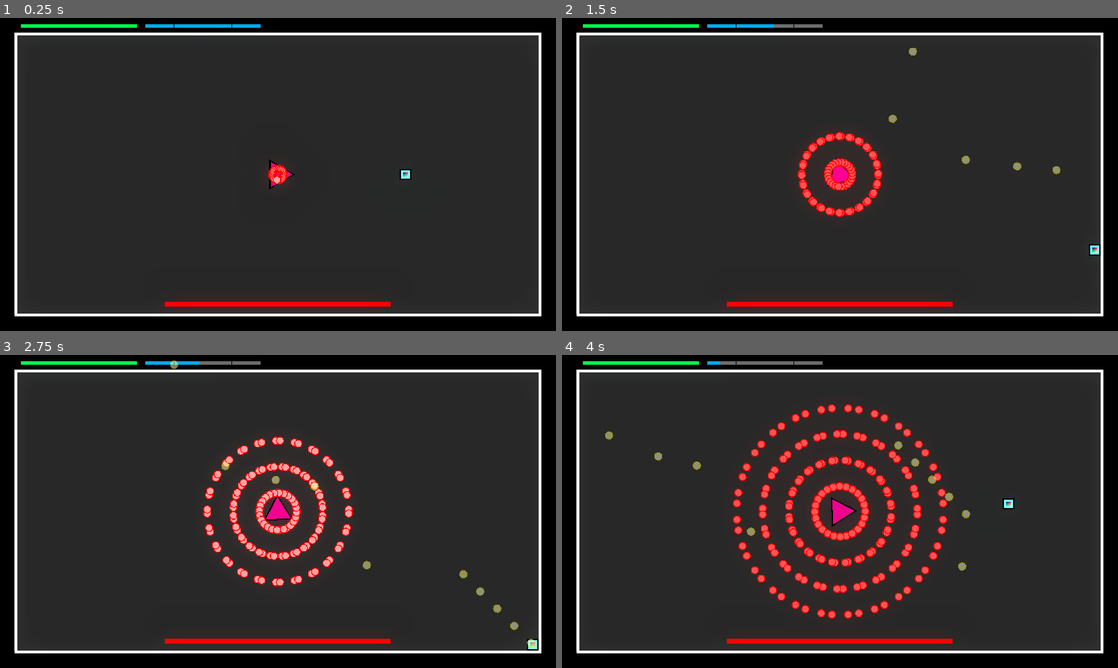
Above: before the commit, frames 1-4 (two rows, left to right).
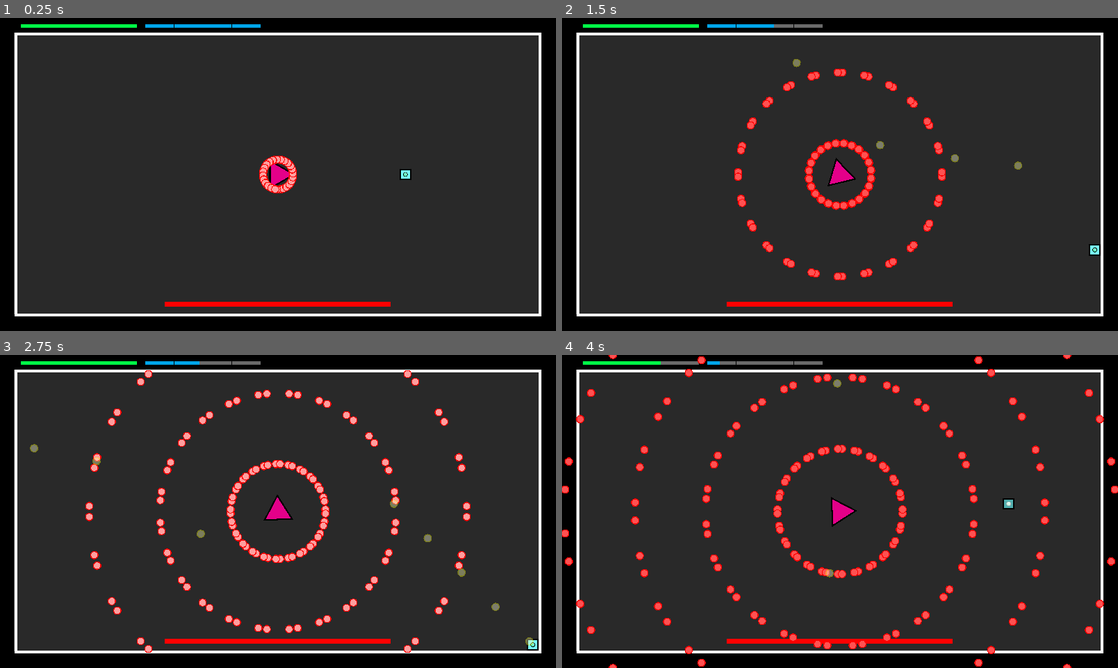
Above: after the commit, the same moments.

Repository: Diego180133/hexadynamic
Game: Godot game, scene res://Main.tscn
Same seed, same stepped clock (60 frames per second), same inputs: the game is played once before the commit and once after it.
Inputs (mouse positions are in pixels of both pictures, inside the frame that each line leads up to):
- Up to frame 1 (0.25 s): no input
- Up to frame 2 (1.5 s): move the mouse to (962, 158) at 0.52 s; press the mouse at (962, 158) at 0.53 s; hold D (Direction_Right) 0.53-1.28 s; right-click (962, 158) at 0.8 s; move the mouse to (728, 190) at 1.27 s; release the mouse at (728, 190) at 1.28 s; hold S (Direction_Down) from 1.28 s (still down); right-click (728, 190) at 1.35 s
- Up to frame 3 (2.75 s): click (166, 527) at 1.55 s; move the mouse to (333, 442) at 2.02 s; release S (Direction_Down) at 2.03 s; press the mouse at (333, 442) at 2.03 s; hold D (Direction_Right) from 2.03 s (still down); right-click (333, 442) at 2.3 s
- Up to frame 4 (4 s): move the mouse to (812, 574) at 2.77 s; release D (Direction_Right) at 2.78 s; release the mouse at (812, 574) at 2.78 s; hold W (Direction_Up) 2.78-3.53 s; right-click (812, 574) at 2.85 s; click (812, 574) at 3.05 s; move the mouse to (1006, 558) at 3.52 s; hold A (Direction_Left) from 3.53 s (still down); hold Space (Slow) from 3.53 s (still down); right-click (1006, 558) at 3.8 s

The runs differ from the first frame. In frame 1, 0.6% of the frame differs, in the area x 46-74%, y 44-56%; in frame 2, 3.6%; in frame 3, 5.7%; in frame 4, 9.0%, in the area x 0-100%, y 0-100%.

Commit message:
Heee pfff, bastantes cosas

Diff:
--- /dev/null
+++ b/BossShader.gdshader
@@ -0,0 +1,13 @@
+shader_type canvas_item;
+
+uniform vec4 flash_color: source_color = vec4(1.0);
+uniform float flash_opacity: hint_range(0.0, 1.0);
+uniform vec4 attack_color: source_color = vec4(1.0);
+uniform float intensity: hint_range(0.0, 1.0);
+
+void fragment() {
+	vec4 color = COLOR;
+	color.rgb = mix(color.rgb, flash_color.rgb, flash_opacity);
+	color.rgb = mix(color.rgb, attack_color.rgb, intensity);
+	COLOR = color;
+}
--- a/Main.tscn
+++ b/Main.tscn
@@ -1,19 +1,32 @@
-[gd_scene load_steps=24 format=3 uid="uid://cs5oiq1x3k0wj"]
-
-[ext_resource type="Script" path="res://wall_hitbox.gd" id="1_8ypco"]
-[ext_resource type="Script" path="res://main.gd" id="1_t5yli"]
-[ext_resource type="Script" path="res://Assasin.gd" id="2_io4e7"]
-[ext_resource type="PackedScene" uid="uid://bi6dep84ir1yg" path="res://red_bullet.tscn" id="3_uby1e"]
-[ext_resource type="Script" path="res://boss_hitbox.gd" id="4_h7g7r"]
-[ext_resource type="Script" path="res://collisionpolygon2d.gd" id="5_1do8l"]
-[ext_resource type="Script" path="res://RegularPolygonCreator.gd" id="6_bcmbr"]
-[ext_resource type="Script" path="res://Player.gd" id="7_htyhn"]
-[ext_resource type="PackedScene" uid="uid://dvbnhvgg8y6pf" path="res://friendly_bullet.tscn" id="8_uqv35"]
-[ext_resource type="Script" path="res://player_hitbox.gd" id="9_tgdmk"]
+[gd_scene load_steps=26 format=3 uid="uid://cs5oiq1x3k0wj"]
+
+[ext_resource type="Script" path="res://Scripts/wall_hitbox.gd" id="1_8ypco"]
+[ext_resource type="Script" path="res://Scripts/main.gd" id="1_t5yli"]
+[ext_resource type="Script" path="res://Scripts/Assasin.gd" id="2_io4e7"]
+[ext_resource type="PackedScene" uid="uid://bi6dep84ir1yg" path="res://Scenes/red_bullet.tscn" id="3_uby1e"]
+[ext_resource type="Script" path="res://Scripts/boss_hitbox.gd" id="4_h7g7r"]
+[ext_resource type="Script" path="res://Scripts/collisionpolygon2d.gd" id="5_1do8l"]
+[ext_resource type="Script" path="res://Scripts/RegularPolygonCreator.gd" id="6_bcmbr"]
+[ext_resource type="Script" path="res://Scripts/Player.gd" id="7_htyhn"]
+[ext_resource type="Shader" path="res://BossShader.gdshader" id="8_8enan"]
+[ext_resource type="PackedScene" uid="uid://dvbnhvgg8y6pf" path="res://Scenes/friendly_bullet.tscn" id="8_uqv35"]
+[ext_resource type="Script" path="res://Scripts/player_hitbox.gd" id="9_tgdmk"]
 [ext_resource type="Texture2D" uid="uid://v40id4l2cnin" path="res://Assets/PlayerHitbox.png" id="10_l1x1p"]
-[ext_resource type="Shader" path="res://BulletShader.gdshader" id="11_d23xy"]
-[ext_resource type="Script" path="res://health_bar.gd" id="11_qgxxr"]
-[ext_resource type="Script" path="res://Energy.gd" id="12_0j8vk"]
+[ext_resource type="Shader" path="res://PlayerShader.gdshader" id="11_cqfj8"]
+[ext_resource type="Script" path="res://Scripts/health_bar.gd" id="11_qgxxr"]
+[ext_resource type="Script" path="res://Scripts/Energy.gd" id="12_0j8vk"]
+
+[sub_resource type="ShaderMaterial" id="ShaderMaterial_v8rrj"]
+shader = ExtResource("8_8enan")
+shader_parameter/flash_color = Color(0, 0, 0, 1)
+shader_parameter/flash_opacity = null
+shader_parameter/attack_color = Color(1, 0, 1, 1)
+shader_parameter/intensity = null
+
+[sub_resource type="ShaderMaterial" id="ShaderMaterial_l5bmb"]
+shader = ExtResource("11_cqfj8")
+shader_parameter/flash_color = Color(0, 0, 0, 1)
+shader_parameter/flash_opacity = 0.0
 
 [sub_resource type="RectangleShape2D" id="RectangleShape2D_40doy"]
 size = Vector2(40, 40)
@@ -21,8 +34,10 @@
 [sub_resource type="RectangleShape2D" id="RectangleShape2D_hy8fw"]
 size = Vector2(12, 12.1088)
 
-[sub_resource type="ShaderMaterial" id="ShaderMaterial_4x8jo"]
-shader = ExtResource("11_d23xy")
+[sub_resource type="ShaderMaterial" id="ShaderMaterial_vaio7"]
+shader = ExtResource("11_cqfj8")
+shader_parameter/flash_color = Color(1, 1, 1, 1)
+shader_parameter/flash_opacity = null
 
 [sub_resource type="StyleBoxFlat" id="StyleBoxFlat_lxotv"]
 bg_color = Color(0.41598, 0.41598, 0.41598, 1)
@@ -38,16 +53,6 @@
 
 [sub_resource type="StyleBoxFlat" id="StyleBoxFlat_37jon"]
 bg_color = Color(6.54578e-06, 0.644681, 0.917506, 1)
-
-[sub_resource type="Environment" id="Environment_a68ge"]
-background_mode = 3
-glow_enabled = true
-glow_levels/3 = 1.26
-glow_levels/5 = 0.54
-glow_intensity = 0.55
-glow_bloom = 0.04
-glow_blend_mode = 1
-glow_hdr_threshold = 0.13
 
 [node name="Main" type="Node2D"]
 script = ExtResource("1_t5yli")
@@ -86,6 +91,7 @@
 [node name="Boss" type="CharacterBody2D" parent="." groups=["boss"]]
 position = Vector2(960, 540)
 collision_layer = 2
+collision_mask = 2
 script = ExtResource("2_io4e7")
 Bullet = ExtResource("3_uby1e")
 Health = 5000
@@ -100,13 +106,14 @@
 n = 3
 r = 50
 
-[node name="Polygon2D2" type="Polygon2D" parent="Boss"]
+[node name="Polygon2DOutline" type="Polygon2D" parent="Boss"]
 color = Color(0, 0, 0, 1)
 script = ExtResource("6_bcmbr")
 n = 3
 r = 60
 
-[node name="Polygon2D" type="Polygon2D" parent="Boss/Polygon2D2"]
+[node name="Polygon2D" type="Polygon2D" parent="Boss/Polygon2DOutline"]
+material = SubResource("ShaderMaterial_v8rrj")
 color = Color(0.894118, 0, 0.537255, 1)
 script = ExtResource("6_bcmbr")
 n = 3
@@ -129,10 +136,12 @@
 polygon = PackedVector2Array(-5, -5, 35, -5, 35, 35, -5, 35)
 
 [node name="PlayerInside" type="Polygon2D" parent="Player/PlayerBorder"]
+material = SubResource("ShaderMaterial_l5bmb")
 color = Color(0.466667, 1, 1, 1)
 polygon = PackedVector2Array(0, 0, 30, 0, 30, 30, 0, 30)
 
 [node name="PlayerCollision" type="CollisionShape2D" parent="Player"]
+visible = false
 shape = SubResource("RectangleShape2D_40doy")
 
 [node name="PlayerHitbox" type="Area2D" parent="Player" groups=["player"]]
@@ -145,8 +154,8 @@
 position = Vector2(0, 6.10352e-05)
 shape = SubResource("RectangleShape2D_hy8fw")
 
-[node name="Sprite2D" type="Sprite2D" parent="Player"]
-material = SubResource("ShaderMaterial_4x8jo")
+[node name="HitboxSprite" type="Sprite2D" parent="Player"]
+material = SubResource("ShaderMaterial_vaio7")
 texture = ExtResource("10_l1x1p")
 
 [node name="Wall1" type="Polygon2D" parent="."]
@@ -209,6 +218,3 @@
 position = Vector2(200, 0)
 color = Color(0, 0, 0, 1)
 polygon = PackedVector2Array(99, 0, 101, 0, 101, 12, 99, 12)
-
-[node name="WorldEnvironment" type="WorldEnvironment" parent="."]
-environment = SubResource("Environment_a68ge")
--- a/BulletShader.gdshader
+++ b/PlayerShader.gdshader
@@ -1,14 +1,12 @@
 shader_type canvas_item;
 
-void vertex() {
-	// Called for every vertex the material is visible on.
-}
+uniform vec4 flash_color: source_color = vec4(1.0);
+uniform float flash_opacity: hint_range(0.0, 1.0);
 
 void fragment() {
-	COLOR = vec4(UV, 0.5, 1.0);
-	VERTEX += vec2(cos(TIME)*100.0, sin(TIME)*100.0);
-
-	// Called for every pixel the material is visible on.
+	vec4 color = COLOR;
+	color.rgb = mix(color.rgb, flash_color.rgb, flash_opacity);
+	COLOR = color;
 }
 
 //void light() {
--- a/friendly_bullet.tscn
+++ b/Scenes/friendly_bullet.tscn
@@ -1,6 +1,6 @@
 [gd_scene load_steps=7 format=3 uid="uid://dvbnhvgg8y6pf"]
 
-[ext_resource type="Script" path="res://Bullet.gd" id="1_n4gsf"]
+[ext_resource type="Script" path="res://Scripts/Bullet.gd" id="1_n4gsf"]
 [ext_resource type="Texture2D" uid="uid://kh2b2cadn387" path="res://Assets/Projectiles/FriendlyBullet.png" id="2_fci3f"]
 
 [sub_resource type="AtlasTexture" id="AtlasTexture_446kb"]
@@ -34,7 +34,7 @@
 script = ExtResource("1_n4gsf")
 
 [node name="AnimatedSprite2D" type="AnimatedSprite2D" parent="."]
-modulate = Color(1, 1, 1, 0.490196)
+modulate = Color(1, 1, 1, 0.392157)
 texture_filter = 1
 sprite_frames = SubResource("SpriteFrames_fxgau")
 frame_progress = 0.902076
--- a/node_2d.tscn
+++ b/Scenes/node_2d.tscn
@@ -1,17 +1,17 @@
 [gd_scene load_steps=21 format=3 uid="uid://cklnhwj3m7fci"]
 
-[ext_resource type="Script" path="res://wall_hitbox.gd" id="1_2okoy"]
-[ext_resource type="Script" path="res://Assasin.gd" id="1_6uqwv"]
-[ext_resource type="Script" path="res://boss_hitbox.gd" id="1_mufdk"]
-[ext_resource type="Script" path="res://Player.gd" id="1_mx5lq"]
-[ext_resource type="PackedScene" uid="uid://dvbnhvgg8y6pf" path="res://friendly_bullet.tscn" id="2_6gpct"]
-[ext_resource type="PackedScene" uid="uid://bi6dep84ir1yg" path="res://red_bullet.tscn" id="2_arhal"]
-[ext_resource type="Script" path="res://RegularPolygonCreator.gd" id="3_hv2pa"]
-[ext_resource type="Script" path="res://collisionpolygon2d.gd" id="3_rwtel"]
-[ext_resource type="Script" path="res://player_hitbox.gd" id="6_q8e2u"]
-[ext_resource type="Script" path="res://health_bar.gd" id="7_r1ibo"]
+[ext_resource type="Script" path="res://Scripts/wall_hitbox.gd" id="1_2okoy"]
+[ext_resource type="Script" path="res://Scripts/Assasin.gd" id="1_6uqwv"]
+[ext_resource type="Script" path="res://Scripts/boss_hitbox.gd" id="1_mufdk"]
+[ext_resource type="Script" path="res://Scripts/Player.gd" id="1_mx5lq"]
+[ext_resource type="PackedScene" uid="uid://dvbnhvgg8y6pf" path="res://Scenes/friendly_bullet.tscn" id="2_6gpct"]
+[ext_resource type="PackedScene" uid="uid://bi6dep84ir1yg" path="res://Scenes/red_bullet.tscn" id="2_arhal"]
+[ext_resource type="Script" path="res://Scripts/RegularPolygonCreator.gd" id="3_hv2pa"]
+[ext_resource type="Script" path="res://Scripts/collisionpolygon2d.gd" id="3_rwtel"]
+[ext_resource type="Script" path="res://Scripts/player_hitbox.gd" id="6_q8e2u"]
+[ext_resource type="Script" path="res://Scripts/health_bar.gd" id="7_r1ibo"]
 [ext_resource type="Texture2D" uid="uid://v40id4l2cnin" path="res://Assets/PlayerHitbox.png" id="9_ns06j"]
-[ext_resource type="Script" path="res://Energy.gd" id="10_6ny6l"]
+[ext_resource type="Script" path="res://Scripts/Energy.gd" id="10_6ny6l"]
 
 [sub_resource type="RectangleShape2D" id="RectangleShape2D_40doy"]
 size = Vector2(40, 40)
--- a/red_bullet.tscn
+++ b/Scenes/red_bullet.tscn
@@ -1,8 +1,8 @@
 [gd_scene load_steps=8 format=3 uid="uid://bi6dep84ir1yg"]
 
-[ext_resource type="Script" path="res://Bullet.gd" id="1_p7yok"]
+[ext_resource type="Script" path="res://Scripts/Bullet.gd" id="1_p7yok"]
 [ext_resource type="Texture2D" uid="uid://bauweandh5toa" path="res://Assets/Projectiles/Bullet.png" id="2_ytifd"]
-[ext_resource type="Script" path="res://BulletTimer.gd" id="3_wsee1"]
+[ext_resource type="Script" path="res://Scripts/BulletTimer.gd" id="3_wsee1"]
 
 [sub_resource type="AtlasTexture" id="AtlasTexture_lt8w0"]
 atlas = ExtResource("2_ytifd")
@@ -30,6 +30,7 @@
 radius = 14.0
 
 [node name="RedBullet" type="Area2D" groups=["enemyProjectile"]]
+position = Vector2(-20, -20)
 script = ExtResource("1_p7yok")
 
 [node name="AnimatedSprite2D" type="AnimatedSprite2D" parent="."]
--- a/Assasin.gd
+++ b/Scripts/Assasin.gd
@@ -2,17 +2,22 @@
 
 @onready var HealthBar = $"../BossHealth"
 @onready var Player = $"../Player"
+@onready var BossPolygon = $Polygon2DOutline/Polygon2D
 @export var Bullet: PackedScene
 @export var Health = 10000
 var angle := 0.0
 var attackAmount := 5
 var currentComboAttack := 0
 var actionTimer := 0.0
+var actionTimer2 := 0.0
 var attackTimer := 0.0
 var animTimer := 0.0
 var ComboString = []
 var newAttack := true
 var rotationStorage := 0.0
+var slowDown := false
+var bulletRotation := 0.0
+var intensity := 0.0
 
 func _ready():
 	HealthBar.healthbar(Health)
@@ -33,13 +38,15 @@
 			Attack2(delta)
 		3:
 			Attack3(delta)
+		4:
+			Attack4(delta)
 
 func comboBuild():
 	ComboString = []
 	currentComboAttack = 0
 	attackAmount = RandomNumberGenerator.new().randi_range(4,6)
 	for i in range(attackAmount):
-		ComboString.append(RandomNumberGenerator.new().randi_range(1,3))
+		ComboString.append(RandomNumberGenerator.new().randi_range(1,4))
 	ComboString[attackAmount - 1] = 11
 	print(ComboString)
 	attackTimer = 300
@@ -54,7 +61,7 @@
 
 func Attack1(delta):
 	if newAttack == true:
-		attackTimer = 300
+		attackTimer = 60
 		actionTimer = 0
 		newAttack = false
 
@@ -80,10 +87,11 @@
 			newBullet.angle = angle
 			newBullet.displace = (PI*i)/12
 			newBullet.rotSpeed = -0.25
-		actionTimer = 60
-
-	if attackTimer <= 0:
-		currentComboAttack += 1
+		actionTimer = 1000
+
+	if attackTimer <= 0:
+		currentComboAttack += 1
+		actionTimer = 1000
 		newAttack = true
 
 	actionTimer -= 60 * delta
@@ -92,8 +100,8 @@
 func Attack2(delta):
 
 	if newAttack == true:
-		attackTimer = 300
-		actionTimer = 0
+		attackTimer = 120
+		actionTimer = 30
 		newAttack = false
 
 	look_at(Player.position)
@@ -103,17 +111,20 @@
 		var newBullet = Bullet.instantiate() as Node2D
 		get_tree().current_scene.add_child(newBullet)
 		newBullet.bulletType = 3
-		newBullet.velocity = Vector2(300,0)
+		newBullet.rotation = rotation
+		newBullet.velocity = Vector2(500,0)
 		newBullet.global_position = global_position
 		newBullet.look_at(Player.position)
-		newBullet.timer = 1500
+		newBullet.timer = 450
 
 		actionTimer = 60
 
 	if attackTimer <= 0:
 		currentComboAttack += 1
 		attackTimer = 300
-		newAttack = true
+		actionTimer = 1000
+		newAttack = true
+		velocity = Vector2(0,0)
 
 	actionTimer -= 60 * delta
 	attackTimer -= 60 * delta
@@ -151,10 +162,62 @@
 		currentComboAttack += 1
 		attackTimer = 300
 		newAttack = true
+		actionTimer = 1000
 
 	actionTimer -= 60 * delta
 	attackTimer -= 60 * delta
 	animTimer -= 60 * delta
+
+func Attack4(delta):
+
+	if newAttack == true:
+		intensity = 0
+		attackTimer = 120
+		actionTimer = 90
+		actionTimer2 = 93
+		newAttack = false
+		slowDown = false
+		bulletRotation = 90
+
+	if actionTimer > 0 && actionTimer < 100:
+		intensity = (0.7/1.5 * delta)
+		print(intensity)
+		BossPolygon.material.set_shader_parameter("intensity", intensity)
+		look_at(Player.position + ((Player.velocity * global_position.distance_to(Player.position)) / (2000)))
+
+
+	if actionTimer <= 0:
+		intensity = 0
+		BossPolygon.material.set_shader_parameter("intensity", intensity)
+		actionTimer = 10000
+		velocity = transform.x*3000
+		slowDown = true
+
+	if actionTimer2 <= 0:
+		bulletRotation = -bulletRotation
+		var newBullet = Bullet.instantiate() as Node2D
+		get_tree().current_scene.add_child(newBullet)
+		newBullet.bulletType = 4
+		newBullet.global_position = global_position
+		newBullet.speed = 0
+		newBullet.rotation = rotation
+		newBullet.rotate(deg_to_rad(bulletRotation))
+		actionTimer2 = 3
+
+	if slowDown == true:
+		velocity -= (2 * velocity * delta)
+
+	if attackTimer <= 0:
+		currentComboAttack += 1
+		attackTimer = 300
+		actionTimer = 1000
+		velocity = Vector2(0,0)
+		newAttack = true
+		slowDown = false
+
+	actionTimer -= 60 * delta
+	attackTimer -= 60 * delta
+	actionTimer2 -= 60 * delta
 
 func cooldown(delta):
 	pass
--- a/Bullet.gd
+++ b/Scripts/Bullet.gd
@@ -3,7 +3,7 @@
 @onready var anim = $AnimatedSprite2D
 var speed = 1000
 var rotSpeed := 0.5
-var rSpeed := 1.5
+var rSpeed := 4
 var initPos: Vector2
 var radius := 0.0
 var d := 0.0
@@ -11,7 +11,7 @@
 var angle := 0.0
 var bulletType := 0
 var velocity: Vector2
-var torsion_speed:= 0.02
+var torsion_speed:= 0.04
 var timer = 100
 
 func _ready():
@@ -27,6 +27,7 @@
 		#Direct
 		1:
 			position += transform.x * speed * delta
+
 		#Orbit
 		2:
 			position = Vector2((sin(d * rotSpeed + angle + displace)) * radius,
@@ -34,6 +35,7 @@
 			) + initPos
 
 			radius += rSpeed
+
 		#tracking
 		3:
 			var playerPosition:Vector2 = get_tree().get_first_node_in_group("player").position
@@ -41,3 +43,10 @@
 			velocity = velocity.rotated(torsion_speed * velocity.angle_to(vectorToPlayer))
 			position += velocity * delta
 			timer -= 60 * delta
+			if timer <= 0:
+				queue_free()
+
+		#linear speed up
+		4:
+			position += transform.x * speed * delta
+			speed += 120 * delta
--- a/Player.gd
+++ b/Scripts/Player.gd
@@ -69,7 +69,6 @@
 		velocity = MaxSpeed * input
 		dashCooldown = 30
 		energy -= 100
-		print(health)
 
 	if dashCooldown > 0:
 		dashCooldown -= 60 * delta
@@ -95,7 +94,7 @@
 		var newAttack = Attack.instantiate() as Node2D
 		get_tree().current_scene.add_child(newAttack)
 		newAttack.bulletType = 1
-		newAttack.speed = 500
+		newAttack.speed = 1000
 		newAttack.global_position = global_position
 		newAttack.look_at(get_global_mouse_position())
 		attackCooldown = 10
--- /dev/null
+++ b/Scripts/boss_hitbox.gd
@@ -0,0 +1,32 @@
+extends Area2D
+
+var flashing = false
+var flashOpacity = 0.0
+@onready var BossPolygon = $"../Polygon2DOutline/Polygon2D"
+
+func _ready():
+	area_entered.connect(_area_entered)
+
+func _area_entered(area):
+	if area.is_in_group("playerProjectile"):
+		area.queue_free()
+		_attack_damage()
+		_flash()
+
+# Called every frame. 'delta' is the elapsed time since the previous frame.
+func _process(delta):
+	if flashing == true:
+		BossPolygon.material.set_shader_parameter("flash_opacity", flashOpacity)
+		flashOpacity -= delta
+		if flashOpacity <= 0:
+			flashing = false
+			flashOpacity = 0
+
+func _attack_damage():
+	get_parent().Health -= 20
+	get_parent()._Health_Update()
+
+func _flash():
+	flashing = true
+	flashOpacity = 0.4
+	BossPolygon.material.set_shader_parameter("flash_opacity", flashOpacity)
--- /dev/null
+++ b/Scripts/player_hitbox.gd
@@ -0,0 +1,47 @@
+extends Area2D
+
+var iFrames = 0
+@onready var PlayerInside = $"../PlayerBorder/PlayerInside"
+@onready var Hitbox = $"../HitboxSprite"
+var flashing = false
+var flashOpacity := 0.0
+func _ready():
+	area_entered.connect(_area_entered)
+
+func _process(delta):
+	if iFrames > 0:
+		iFrames -= (60 * delta)
+	else:
+		iFrames = 0
+
+	if flashing == true:
+		PlayerInside.material.set_shader_parameter("flash_opacity", flashOpacity)
+		flashOpacity -= delta
+		if flashOpacity <= 0:
+			flashing = false
+			flashOpacity = 0
+
+func _area_entered(area):
+	if area.is_in_group("boss") and (iFrames == 0):
+		_boss_damage()
+		_flash()
+		iFrames = 60
+
+	if area.is_in_group("enemyProjectile"):
+		if (iFrames == 0):
+			_bullet_damage()
+			iFrames = 60
+			_flash()
+		area.queue_free()
+
+func _boss_damage():
+	get_parent().health -= 50
+
+func _bullet_damage():
+	get_parent().health -= 35
+
+func _flash():
+	flashing = true
+	flashOpacity = 0.7
+	PlayerInside.material.set_shader_parameter("flash_opacity", flashOpacity)
+	Hitbox.material.set_shader_parameter("flash_opacity", flashOpacity)
--- a/boss_hitbox.gd
+++ /dev/null
@@ -1,18 +0,0 @@
-extends Area2D
-
-# Called when the node enters the scene tree for the first time.
-func _ready():
-	area_entered.connect(_area_entered)
-
-func _area_entered(area):
-	if area.is_in_group("playerProjectile"):
-		area.queue_free()
-		_attack_damage()
-
-# Called every frame. 'delta' is the elapsed time since the previous frame.
-func _process(delta):
-	pass
-
-func _attack_damage():
-	get_parent().Health -= 20
-	get_parent()._Health_Update()
--- a/player_hitbox.gd
+++ /dev/null
@@ -1,28 +0,0 @@
-extends Area2D
-
-var iFrames = 0
-
-func _ready():
-	area_entered.connect(_area_entered)
-
-func _process(delta):
-	if iFrames > 0:
-		iFrames -= (60 * delta)
-	else:
-		iFrames = 0
-
-func _area_entered(area):
-	if area.is_in_group("boss") and (iFrames == 0):
-		_boss_damage()
-		iFrames = 60
-	if area.is_in_group("enemyProjectile"):
-		if (iFrames == 0):
-			_bullet_damage()
-			iFrames = 60
-		area.queue_free()
-
-func _boss_damage():
-	get_parent().health -= 50
-
-func _bullet_damage():
-	get_parent().health -= 35
Not shown: 2 places in Scenes/curved_red_bullet.tscn that only renumber resources
Renamed: BulletTimer.gd -> Scripts/BulletTimer.gd
Renamed: Energy.gd -> Scripts/Energy.gd
Renamed: RegularPolygonCreator.gd -> Scripts/RegularPolygonCreator.gd
Renamed: collisionpolygon2d.gd -> Scripts/collisionpolygon2d.gd
Renamed: health_bar.gd -> Scripts/health_bar.gd
Renamed: main.gd -> Scripts/main.gd
Renamed: wall_hitbox.gd -> Scripts/wall_hitbox.gd
